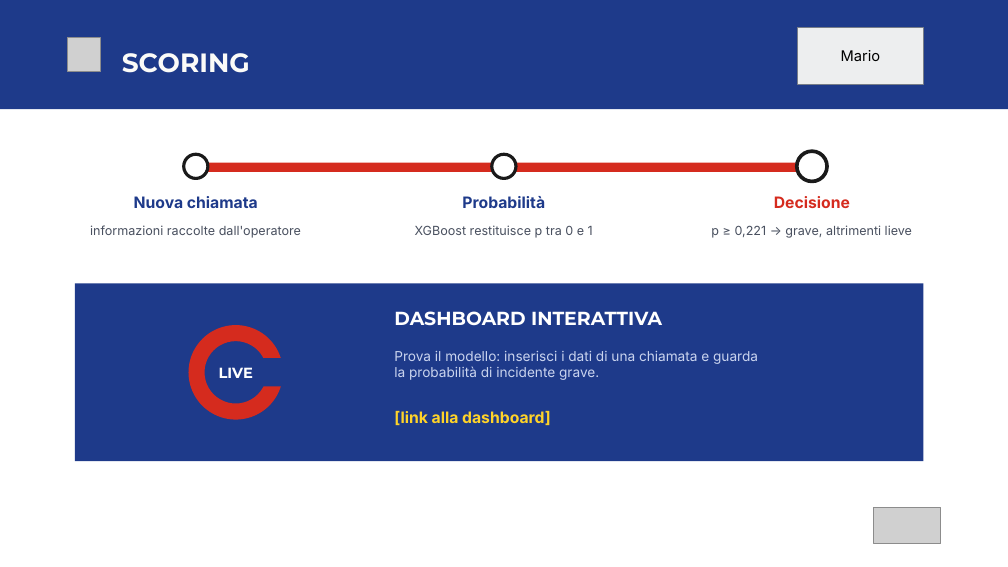
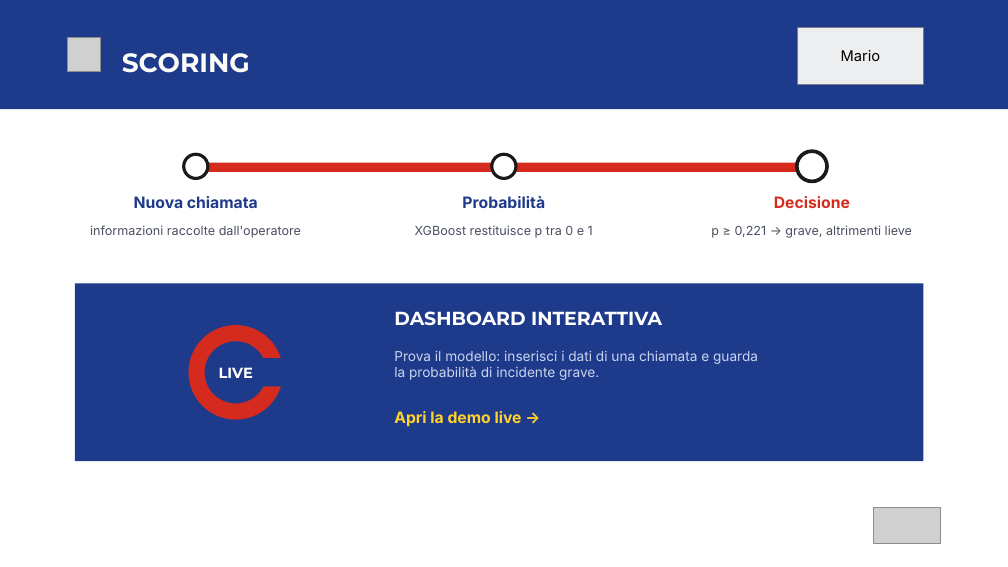
Before and after one commit to joanacurri/mind-the-crash-github, a slide deck: slide 22 of 03_Presentation/Mind_the_Crash.pptx. Drawn at 1008x567 pixels with LibreOffice and Linux fonts; fonts in the diff are those of the drawing; grey boxes stand for pictures. Boxes give left, top, right and bottom in pixels: in the first picture for what was removed or moved away, otherwise in the second. Text is boxed around its words. In the diff, an @@ line names an element or a change of style, - is before the commit and + after.

```diff
--- a/03_Presentation/Mind_the_Crash.pptx
+++ b/03_Presentation/Mind_the_Crash.pptx
@@ text at [394, 411, 522, 427]: text changed @@
-[link alla dashboard]
+Apri la demo live →
```
Also in this commit, not shown: 2 other files.
